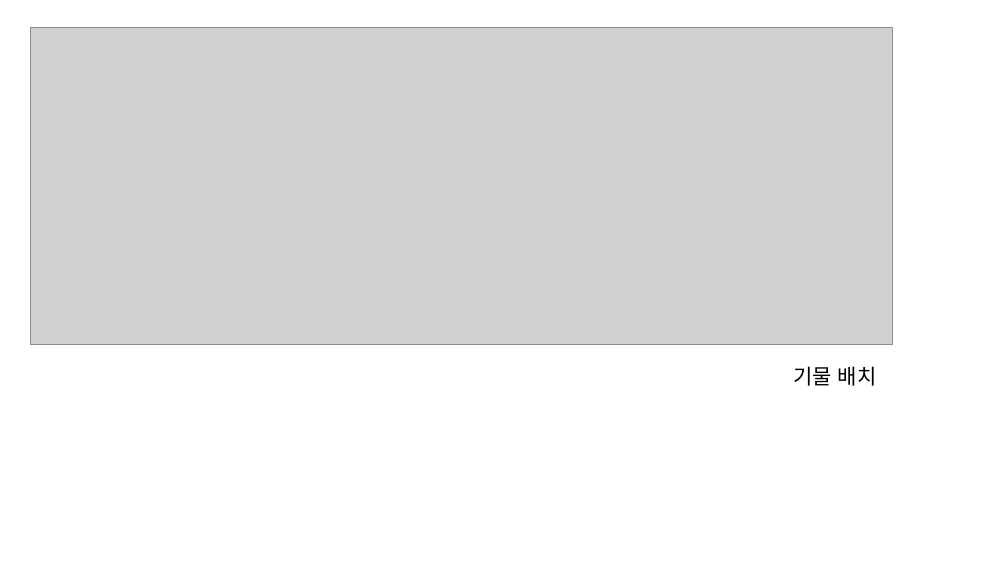
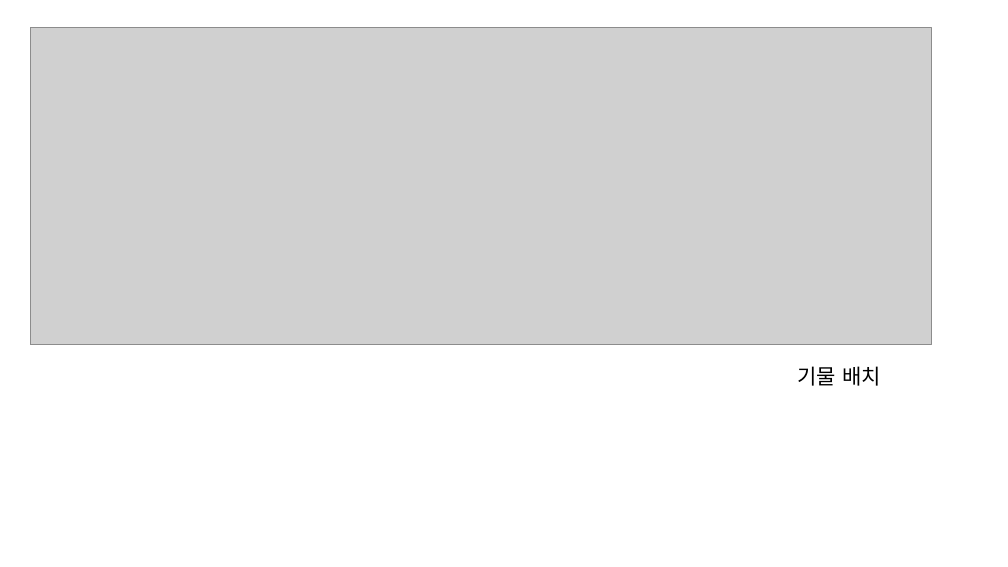
Before and after one commit to naaaaaru/robit_QT_project, a slide deck: slide 5 of QT프로젝트-체스.pptx. Drawn at 1008x567 pixels with LibreOffice and Linux fonts; fonts in the diff are those of the drawing; grey boxes stand for pictures. Boxes give left, top, right and bottom in pixels: in the first picture for what was removed or moved away, otherwise in the second. Text is boxed around its words. In the diff, an @@ line names an element or a change of style, - is before the commit and + after.

```diff
--- a/QT프로젝트-체스.pptx
+++ b/QT프로젝트-체스.pptx
@@ picture added at (31,28,932,345) @@
@@ text "기물 배치": place and size @@
-text "기물 배치" at (793,366,877,386)
+text "기물 배치" at (797,366,881,386)
```
Also in this commit, not shown: 14 other slides changed, 1 other file.
